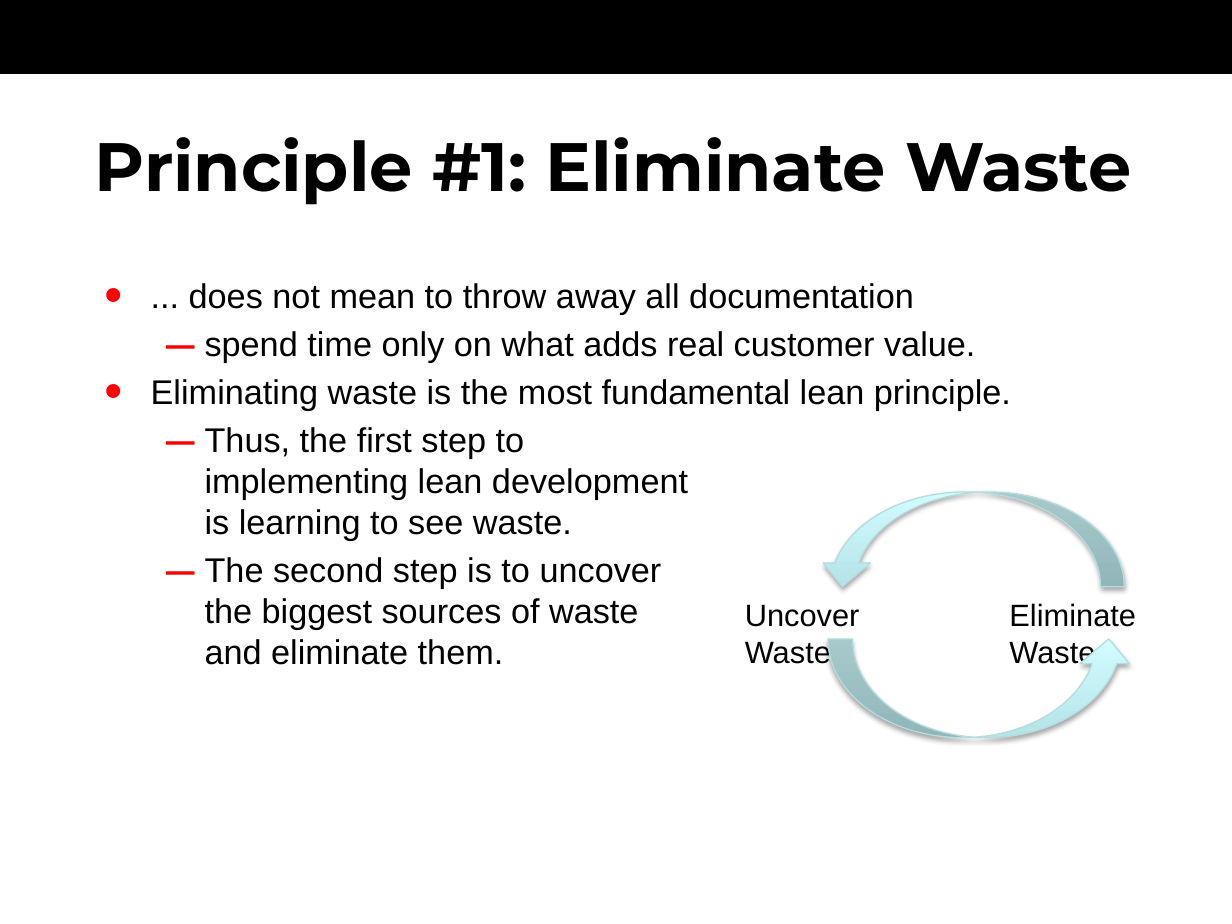
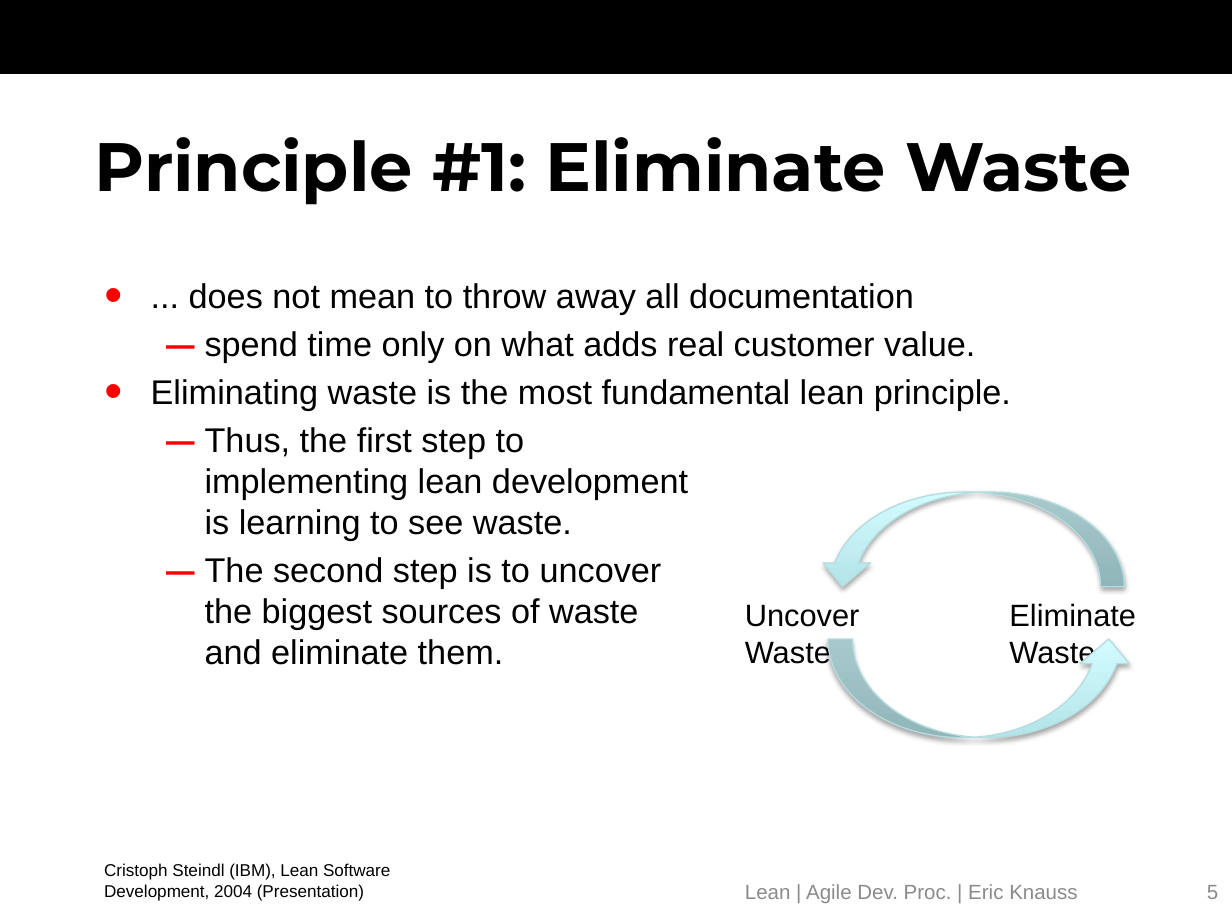
Before and after one commit to oerich/EDA397, a slide deck: slide 5 of Slides/src/agile-dev-processes-7-lean.pptx. Drawn at 1232x924 pixels with LibreOffice and Linux fonts; fonts in the diff are those of the drawing; background and template pictures are left out. Boxes give left, top, right and bottom in pixels: in the first picture for what was removed or moved away, otherwise in the second. Text is boxed around its words. In the diff, an @@ line names an element or a change of style, - is before the commit and + after.

Commit message:
Working on Lean slides

```diff
--- a/Slides/src/agile-dev-processes-7-lean.pptx
+++ b/Slides/src/agile-dev-processes-7-lean.pptx
@@ text added at [104, 863, 390, 901], 10 pt, text #000000 @@
+Cristoph Steindl (IBM), Lean Software Development, 2004 (Presentation)
@@ text added at [745, 884, 1077, 903], 12 pt, text #8C8C8C @@
+Lean | Agile Dev. Proc. | Eric Knauss
@@ page number added at [1207, 885, 1218, 899], 12 pt, text #8C8C8C @@
+5
```
Also in this commit, not shown: 12 other slides changed, 1 slide added, 1 slide removed.
